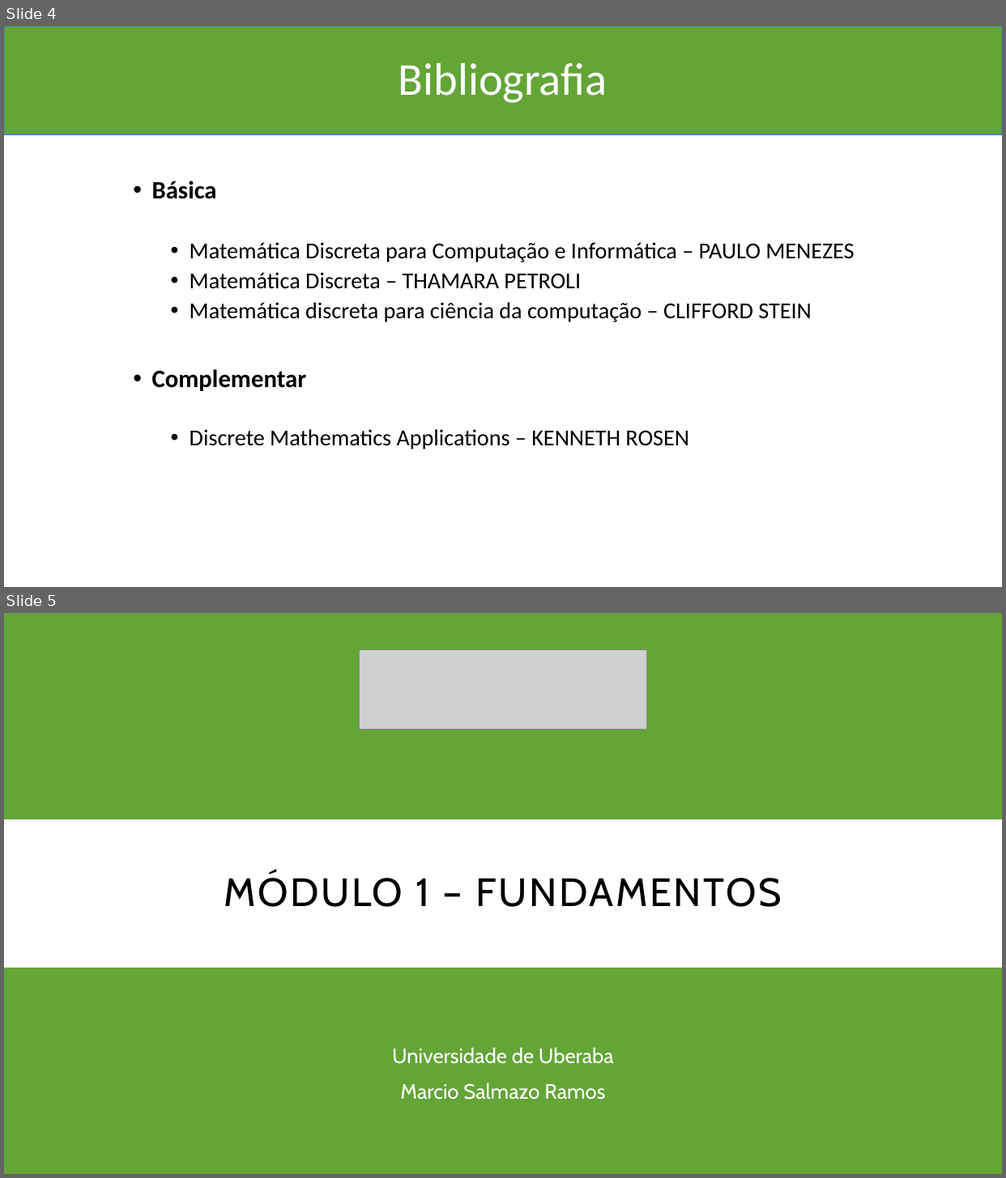
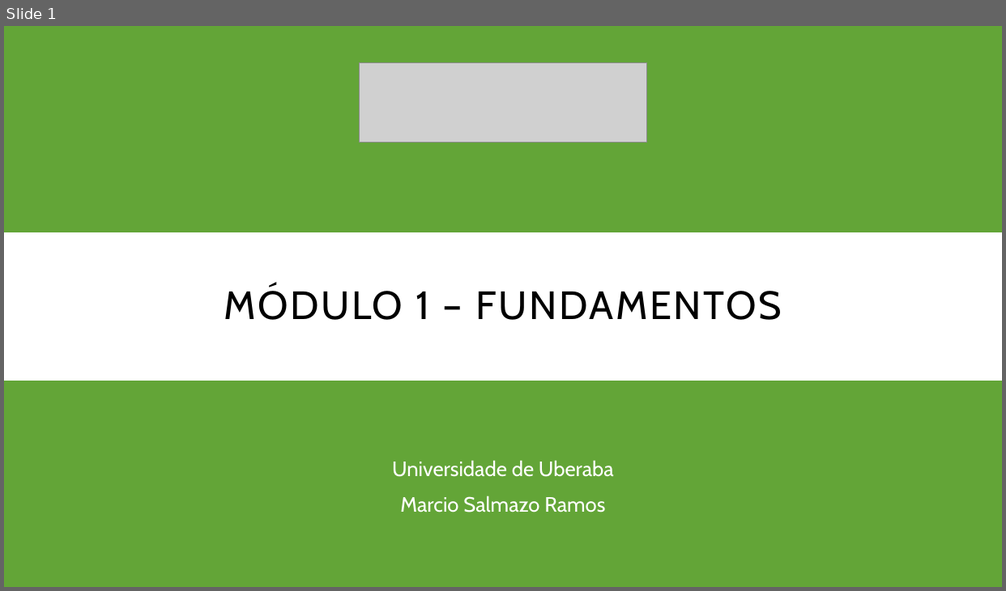
Before and after one commit to Marcio-Salmazo/Aulas, a slide deck: UNIUBE-MD/Teoria_MD.pptx. Shown one above the other, each under a label of ours: slides 4 and 5 before the commit, slide 1 after it. The pictures are 1006x1178 and 1006x591 pixels, drawn with LibreOffice and Linux fonts; fonts in the diff are those of the drawing; grey boxes stand for pictures. Boxes give left, top, right and bottom in pixels: in the first picture for what was removed or moved away, otherwise in the second. Text is boxed around its words. In the diff, an @@ line names an element or a change of style, - is before the commit and + after.

```diff
--- a/UNIUBE-MD/Teoria_MD.pptx
+++ b/UNIUBE-MD/Teoria_MD.pptx
@@ slide 4 removed at [4,26,1002,587], background #FFFFFF @@
@@ rectangle removed at [4,26,1002,135] @@
@@ title removed at [398,63,607,103] @@
-Bibliografia
@@ text removed at [152,181,854,450] @@
-• Básica
-  • Matemática Discreta para Computação e Informática – PAULO MENEZES
-  • Matemática Discreta – THAMARA PETROLI
-  • Matemática discreta para ciência da computação – CLIFFORD STEIN
-• Complementar
-  • Discrete Mathematics Applications – KENNETH ROSEN
@@ what was slide 5 is now slide 1 @@
```
Also in this commit, not shown: 1 slide changed, 3 other slides removed, 4 other files.
